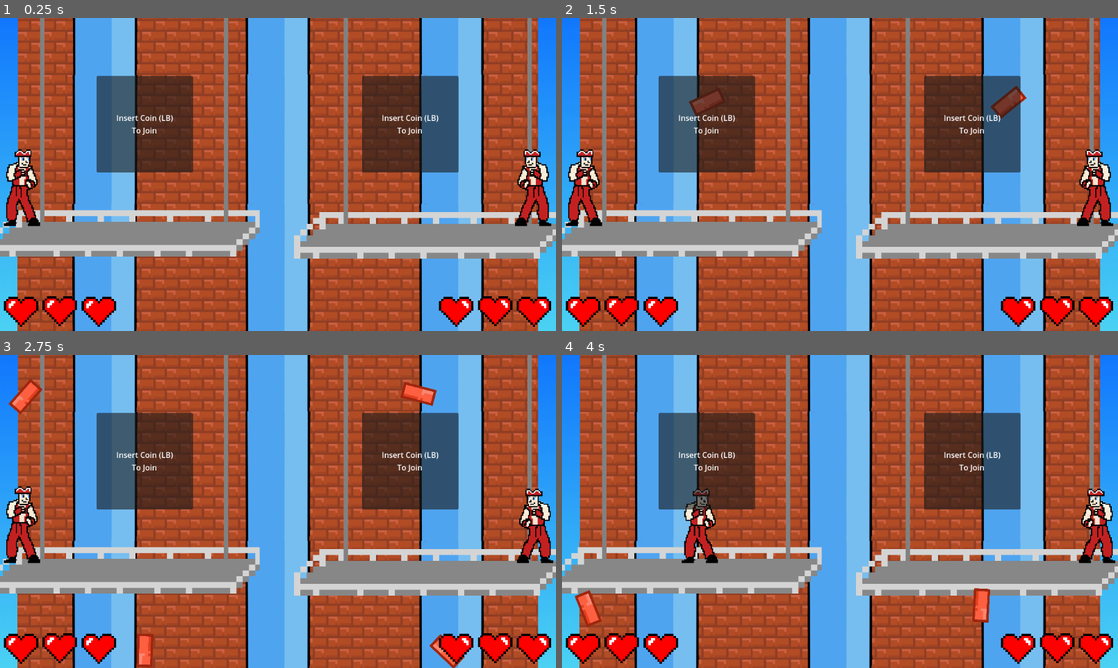
Above: before the commit, frames 1-4 (two rows, left to right).
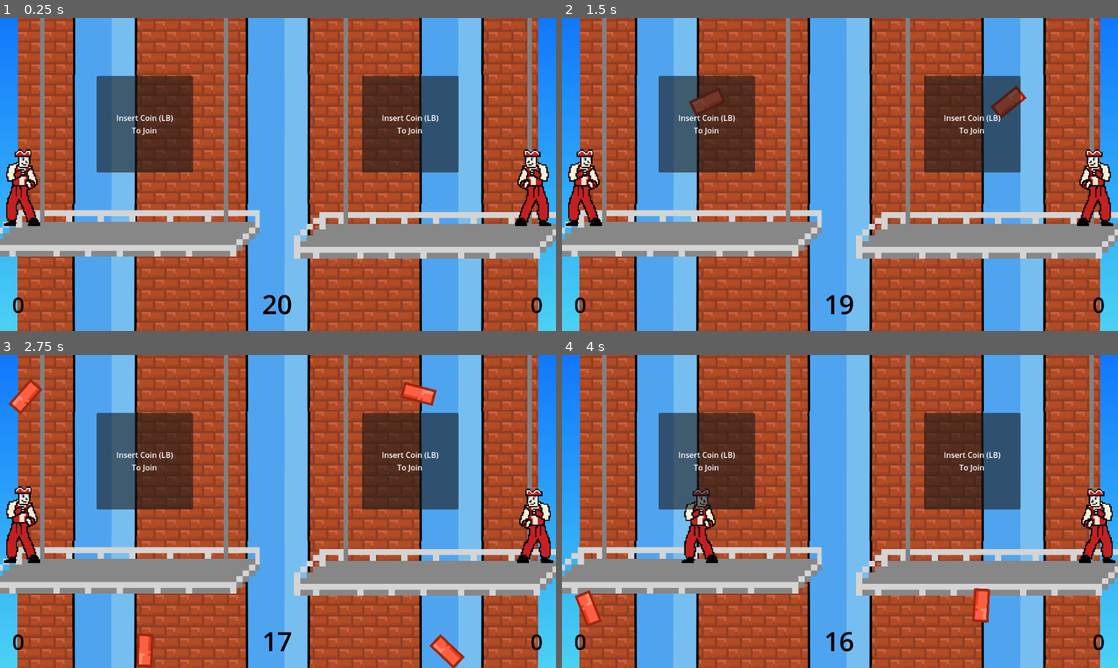
Above: after the commit, the same moments.

Repository: ProphecyOak/BrickBender
Game: Godot game, scene res://Views/battle.tscn
Two runs of this game, one before a commit and one after it. Both use one fixed random seed, a clock stepped at 60 frames per second and the inputs below.
Inputs (mouse positions are in pixels of both pictures, inside the frame that each line leads up to):
- Up to frame 1 (0.25 s): no input
- Up to frame 2 (1.5 s): move the mouse to (962, 158) at 0.52 s; click (962, 158) at 0.67 s; drag from (728, 190) to (584, 183) at 1.27 s
- Up to frame 3 (2.75 s): move the mouse to (333, 442) at 2.02 s; click (333, 442) at 2.17 s
- Up to frame 4 (4 s): drag from (812, 574) to (612, 505) at 2.77 s; move the mouse to (1006, 558) at 3.52 s; click (1006, 558) at 3.67 s

The runs differ from the first frame. In frame 1, 2.6% of the frame differs, in the area x 0-100%, y 88-99%; in frame 2, 2.6%; in frame 3, 2.6%; in frame 4, 2.6%.

Commit message:
Timer Mode Activated

Diff:
--- /dev/null
+++ b/Components/JoinText/point_counters.gd
@@ -0,0 +1,34 @@
+extends Control
+
+var flashing: bool = false
+
+func _ready():
+	visible = PlayerManager.gameMode == 1
+	PlayerManager.pointCountdown = self
+	startTimer(20)
+
+func _process(_delta):
+	$Timer.text = timeToDisplay()
+
+func startTimer(time: float):
+	$Countdown.start(time)
+
+func timeToDisplay():
+	if !flashing and $Countdown.time_left < 10:
+		flashing = true
+		$AnimationPlayer.play("Flashing")
+	if $Countdown.time_left == 0: return "0.00"
+	if $Countdown.time_left < 10:
+		var roundedTime: String = str(round($Countdown.time_left*100)/100)
+		roundedTime += "0".repeat(4 - len(roundedTime))
+		return roundedTime
+	return str(round($Countdown.time_left))
+
+func gameOver():
+	$AnimationPlayer.stop()
+	if PlayerManager.players[0].points == PlayerManager.players[1].points:
+		$Countdown.start(20)
+	elif PlayerManager.players[0].points > PlayerManager.players[1].points:
+		PlayerManager.resetPlayers(PlayerManager.players[1])
+	elif PlayerManager.players[0].points < PlayerManager.players[1].points:
+		PlayerManager.resetPlayers(PlayerManager.players[0])
--- a/Components/Player Container/player_container.gd
+++ b/Components/Player Container/player_container.gd
@@ -3,6 +3,11 @@
 var edgeBound: int = 40
 var centerBound: int = 350
 @export var deviceNum: int = 0
+@export var pointCounter: Label = null
+
+func _ready():
+	$HealthBar.visible = PlayerManager.gameMode == 0
 
 func updateUI():
-	$HealthBar.updateHearts($Player.health)
+	if PlayerManager.gameMode == 0: $HealthBar.updateHearts($Player.health)
+	elif PlayerManager.gameMode == 1: pointCounter.text = str($Player.points)
--- a/Components/Player Container/player_container.tscn
+++ b/Components/Player Container/player_container.tscn
@@ -15,5 +15,5 @@
 spawnSpeed = 0.5
 
 [node name="HealthBar" parent="." instance=ExtResource("4_lm1tc")]
-position = Vector2(-1, 646)
-scale = Vector2(0.5, 0.5)
+position = Vector2(0, 650)
+scale = Vector2(0.35, 0.35)
--- a/Components/Player Manager/player_manager.gd
+++ b/Components/Player Manager/player_manager.gd
@@ -3,10 +3,12 @@
 var players: Array[PlayerCharacter] = [null, null]
 var joinTexts: Array[PanelContainer] = [null, null]
 var winnerTexts: Array[PanelContainer] = [null, null]
+var pointCountdown: Control = null
+
+var gameMode: int = 1 # 0:Lives, 1:Timed
 
 func _ready():
 	Input.mouse_mode = Input.MOUSE_MODE_HIDDEN
-	print(Input.get_connected_joypads())
 
 func _process(_delta):
 	for device in Input.get_connected_joypads():
@@ -14,16 +16,20 @@
 			players[device].toggleJoined()
 			joinTexts[device].visible = !joinTexts[device].visible
 
+func giveOther(deviceNum: int, pts: int):
+	players[[1,0][deviceNum]].points += pts
+
 func resetPlayers(loser: PlayerCharacter):
 	for x in players:
 		if x != loser: winnerTexts[x.deviceNum].visible = true
 		x.get_parent().updateUI()
 		x.dead = true
-		x.health = 3
 		x.get_node("../Spawner").deactivate()
 		x.visible = false
 	await get_tree().create_timer(2).timeout
 	for x in players:
+		if gameMode == 0: x.health = 3
+		elif gameMode == 1: x.points = 0
 		winnerTexts[x.deviceNum].visible = false
 		x.visible = true
 		x.dead = false
@@ -34,3 +40,4 @@
 		x.kicking = false
 		x.jumping = false
 		x.crouching = false
+	pointCountdown.startTimer(20)
--- a/Components/Player/player.gd
+++ b/Components/Player/player.gd
@@ -6,8 +6,9 @@
 @onready var deviceNum: int = get_parent().deviceNum
 @onready var shotDirection = get_parent().scale.x
 var playerControlled: bool = false
+var points = 0
 
-const jumpHeight: float = 150
+const jumpHeight: float = 75
 const crouchShrink: float = 30
 @onready var defaultY = position.y
 
@@ -35,7 +36,7 @@
 
 func _ready():
 	PlayerManager.players[deviceNum] = self
-	print("Player: " + str(deviceNum) + " has shotDirection: " + str(shotDirection))
+	#print("Player: " + str(deviceNum) + " has shotDirection: " + str(shotDirection))
 	momentumBoost *= -shotDirection
 
 func _process(delta):
@@ -52,7 +53,6 @@
 	if playerControlled: checkForInputs(delta)
 	else: determineAIBehavior(delta)
 	get_parent().updateUI()
-	print($Standing.offset)
 	#if deviceNum == 1: print("Punching: " + str(punching) + " Kicking: " + str(kicking) + " Jumping: " + str(jumping) + " Crouching: " + str(crouching))
 
 func toggleJoined():
@@ -173,5 +173,9 @@
 	invulnerable = true
 	currentSpeed += momentumBoost * 1.5
 	FlashDuration = 1.5
-	health -= 1
-	(area.get_parent() as Brick).breakApart()
+	var hitBrick: Brick = area.get_parent() as Brick
+	if PlayerManager.gameMode == 0: health -= 1
+	elif PlayerManager.gameMode == 1:
+		if hitBrick.horizontalSpeed == 0: points -= 5
+		else: PlayerManager.giveOther(deviceNum, 10)
+	hitBrick.breakApart()
--- a/Views/battle.tscn
+++ b/Views/battle.tscn
@@ -9,6 +9,29 @@
 [ext_resource type="PackedScene" uid="uid://i4xs0dgal5we" path="res://Components/JoinText/winner_text.tscn" id="6_nbldv"]
 [ext_resource type="Script" path="res://Components/JoinText/winner_text.gd" id="7_agibr"]
 [ext_resource type="Script" path="res://Components/FreezeControl/freeze_control.gd" id="8_f4nd3"]
+[ext_resource type="FontFile" uid="uid://bdhxt1c22fhf2" path="res://Assets/Robot Crush.ttf" id="9_ut2uh"]
+[ext_resource type="Script" path="res://Components/JoinText/point_counters.gd" id="9_xr0cm"]
+
+[sub_resource type="Animation" id="Animation_xf0w1"]
+resource_name = "Flashing"
+loop_mode = 1
+tracks/0/type = "value"
+tracks/0/imported = false
+tracks/0/enabled = true
+tracks/0/path = NodePath("Timer:theme_override_colors/font_color")
+tracks/0/interp = 1
+tracks/0/loop_wrap = true
+tracks/0/keys = {
+"times": PackedFloat32Array(0, 0.5),
+"transitions": PackedFloat32Array(1, 1),
+"update": 1,
+"values": [Color(0, 0, 0, 1), Color(0.741176, 0, 0, 1)]
+}
+
+[sub_resource type="AnimationLibrary" id="AnimationLibrary_s5ifu"]
+_data = {
+"Flashing": SubResource("Animation_xf0w1")
+}
 
 [node name="Main" type="Node2D"]
 
@@ -126,18 +149,92 @@
 offset_right = 40.0
 offset_bottom = 40.0
 
-[node name="Player Container" parent="." instance=ExtResource("2_0i2ab")]
-
-[node name="Player Container2" parent="." instance=ExtResource("2_0i2ab")]
+[node name="Player Container" parent="." node_paths=PackedStringArray("pointCounter") instance=ExtResource("2_0i2ab")]
+pointCounter = NodePath("../PointCounters/Label")
+
+[node name="Player Container2" parent="." node_paths=PackedStringArray("pointCounter") instance=ExtResource("2_0i2ab")]
 position = Vector2(1150, 0)
 scale = Vector2(-1, 1)
 deviceNum = 1
+pointCounter = NodePath("../PointCounters/Label2")
 
 [node name="Join Text" parent="." instance=ExtResource("5_w3hnb")]
 
 [node name="Winner Text" parent="." instance=ExtResource("6_nbldv")]
 script = ExtResource("7_agibr")
+
+[node name="PointCounters" type="Control" parent="."]
+layout_mode = 3
+anchors_preset = 0
+offset_right = 1150.0
+offset_bottom = 650.0
+script = ExtResource("9_xr0cm")
+
+[node name="Label" type="Label" parent="PointCounters"]
+layout_mode = 1
+anchors_preset = -1
+anchor_top = 1.0
+anchor_bottom = 1.0
+offset_left = 25.0
+offset_top = -63.0
+offset_right = 390.0
+offset_bottom = -25.0
+grow_vertical = 0
+theme_override_colors/font_color = Color(0, 0, 0, 1)
+theme_override_fonts/font = ExtResource("9_ut2uh")
+theme_override_font_sizes/font_size = 45
+text = "200000000000000"
+vertical_alignment = 1
+
+[node name="Timer" type="Label" parent="PointCounters"]
+layout_mode = 1
+anchors_preset = -1
+anchor_left = 0.5
+anchor_top = 1.0
+anchor_right = 0.5
+anchor_bottom = 1.0
+offset_left = -91.0
+offset_top = -96.0
+offset_right = 91.0
+offset_bottom = -20.0
+grow_horizontal = 2
+grow_vertical = 0
+theme_override_colors/font_color = Color(0, 0, 0, 1)
+theme_override_fonts/font = ExtResource("9_ut2uh")
+theme_override_font_sizes/font_size = 55
+text = "20000s"
+horizontal_alignment = 1
+
+[node name="Label2" type="Label" parent="PointCounters"]
+layout_mode = 1
+anchors_preset = -1
+anchor_left = 1.0
+anchor_top = 1.0
+anchor_right = 1.0
+anchor_bottom = 1.0
+offset_left = -390.0
+offset_top = -63.0
+offset_right = -25.0
+offset_bottom = -25.0
+grow_horizontal = 0
+grow_vertical = 0
+theme_override_colors/font_color = Color(0, 0, 0, 1)
+theme_override_fonts/font = ExtResource("9_ut2uh")
+theme_override_font_sizes/font_size = 45
+text = "200000000000000"
+horizontal_alignment = 2
+vertical_alignment = 1
+
+[node name="Countdown" type="Timer" parent="PointCounters"]
+one_shot = true
+
+[node name="AnimationPlayer" type="AnimationPlayer" parent="PointCounters"]
+libraries = {
+"": SubResource("AnimationLibrary_s5ifu")
+}
 
 [node name="Freeze" type="Node2D" parent="."]
 process_mode = 3
 script = ExtResource("8_f4nd3")
+
+[connection signal="timeout" from="PointCounters/Countdown" to="PointCounters" method="gameOver"]
Not shown: 1 places in Views/battle.tscn that only renumber resources
